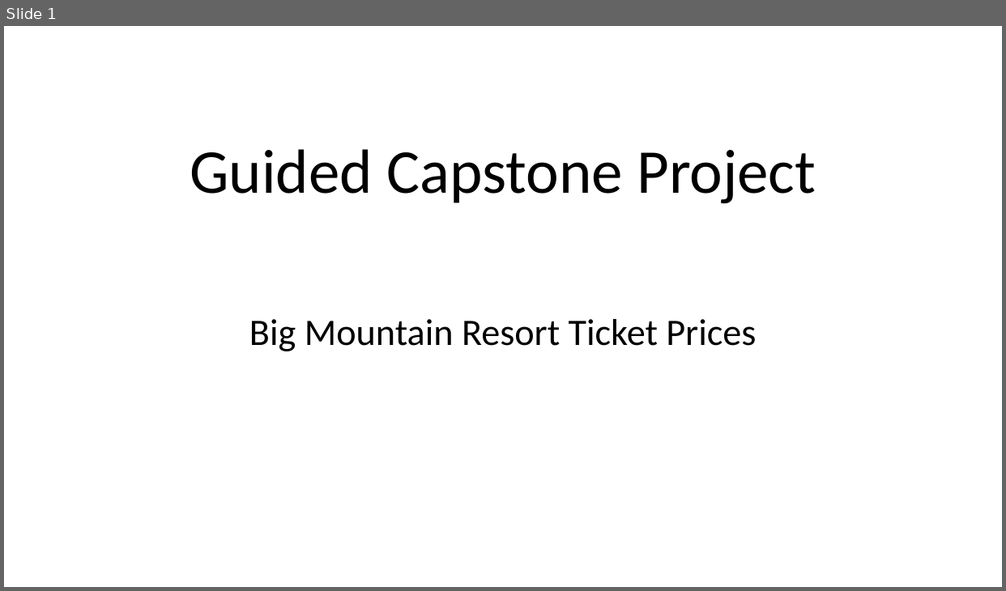
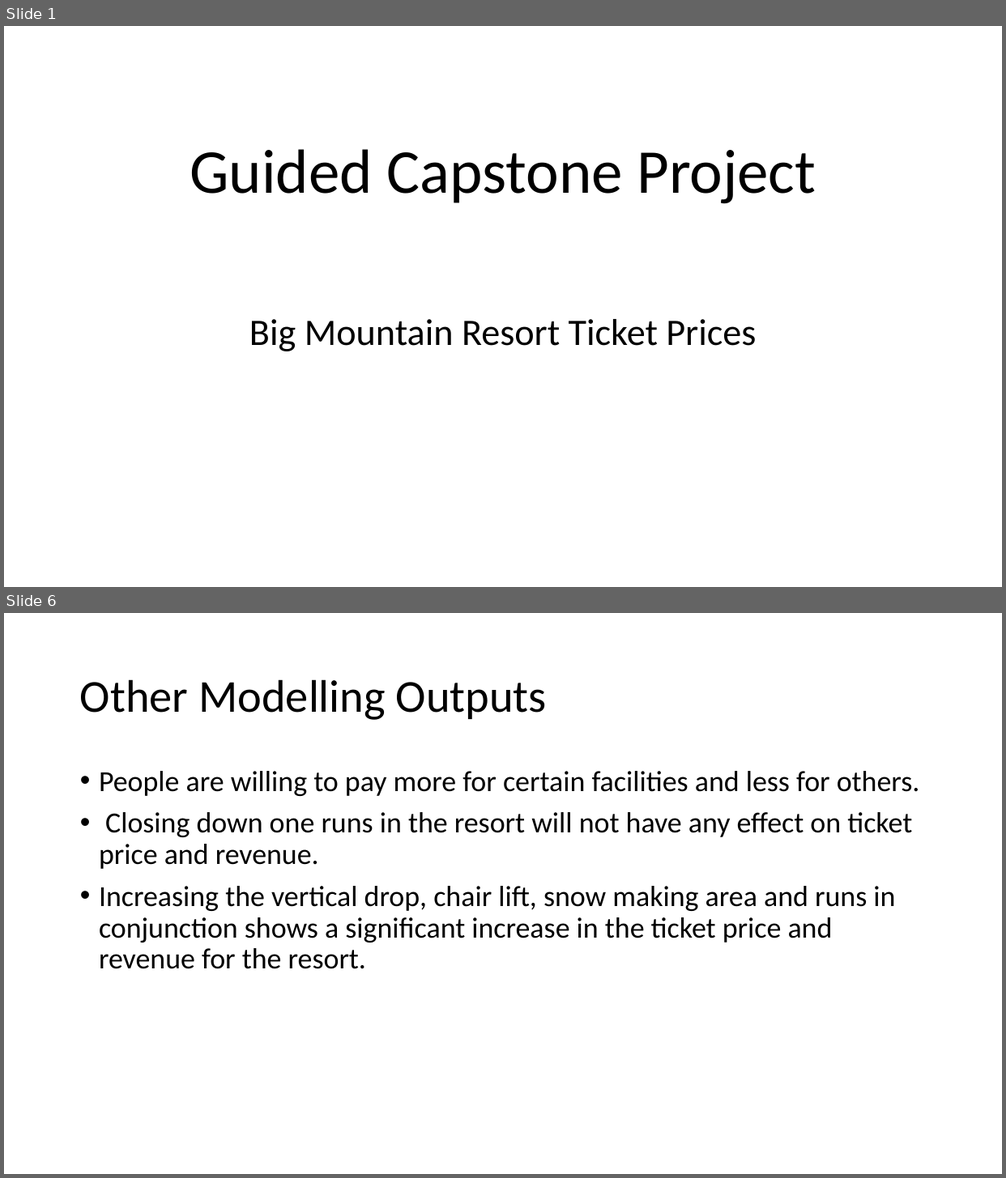
Before and after one commit to shubhamnjain23/DataScienceGuidedCapstone, a slide deck: Guided_Capstone_Slide_Deck.pptx. Shown one above the other, each under a label of ours: slide 1 before the commit, slides 1 and 6 after it; the slides between them are not shown. The pictures are 1006x591 and 1006x1178 pixels, drawn with LibreOffice and Linux fonts; fonts in the diff are those of the drawing. Boxes give left, top, right and bottom in pixels: in the first picture for what was removed or moved away, otherwise in the second. Text is boxed around its words. In the diff, an @@ line names an element or a change of style, - is before the commit and + after.

```diff
--- a/Guided_Capstone_Slide_Deck.pptx
+++ b/Guided_Capstone_Slide_Deck.pptx
@@ slide 6 added at [4, 613, 1002, 1174], background #FFFFFF @@
@@ title added at [80, 679, 547, 720], 44 pt, text #000000 @@
+Other Modelling Outputs
@@ text added at [99, 771, 920, 969], 28 pt, text #000000 @@
+• People are willing to pay more for certain facilities and less for others.
+• Closing down one runs in the resort will not have any effect on ticket price and revenue.
+• Increasing the vertical drop, chair lift, snow making area and runs in conjunction shows a significant increase in the ticket price and revenue for the resort.
```
Also in this commit, not shown: 3 slides changed, 2 other slides added, 1 other file.
